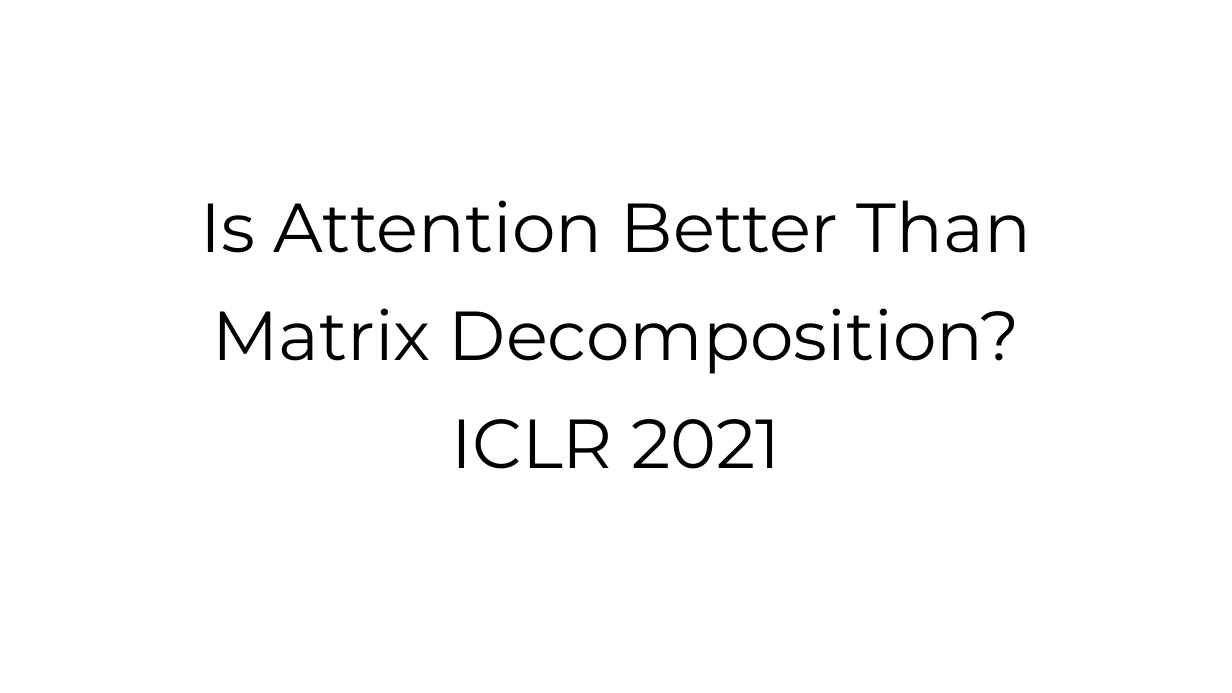
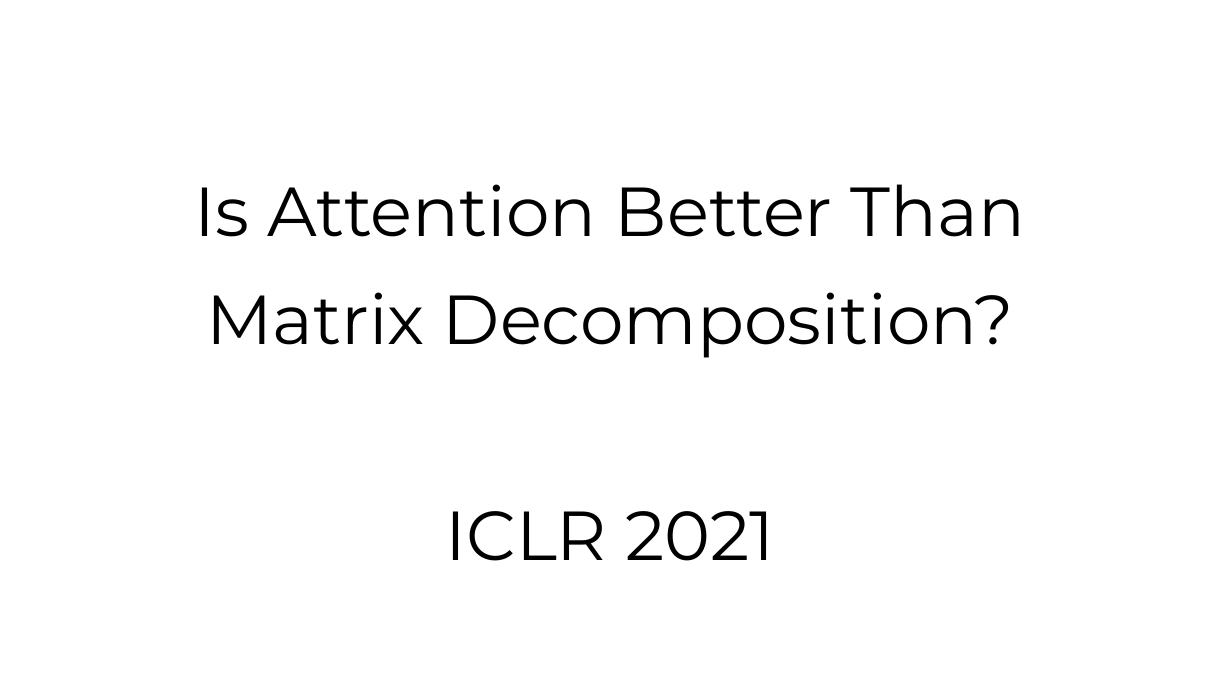
Before and after one commit to mag1c1an1/researcher, a slide deck: slide 1 of deep_learning/Presentation1.pptx. Drawn at 1232x693 pixels with LibreOffice and Linux fonts; fonts in the diff are those of the drawing. Boxes give left, top, right and bottom in pixels: in the first picture for what was removed or moved away, otherwise in the second. Text is boxed around its words. In the diff, an @@ line names an element or a change of style, - is before the commit and + after.

```diff
--- a/deep_learning/Presentation1.pptx
+++ b/deep_learning/Presentation1.pptx
@@ title "Is Attention Better Than Matrix ..." rewrapped from box(201, 200, 1031, 469) to box(195, 184, 1025, 561) @@
```
Also in this commit, not shown: 2 other slides changed, 5 other files.
